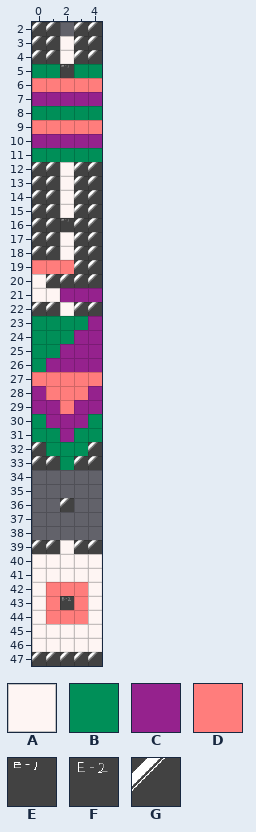
One commit to this Tiled map: Dri/Resources/tilemap/floor001.tmx. Above is the file before it was changed.
Cells are 60x60 px. Shown: x 0..4, y 2..47.
Key: from "floor1": A 1 "1000", B 2 "1001", C 3 "1002", D 4 "1003", E 5 "2000", F 6 "2001", G 7 "1999".
_ is an empty cell.
Layer "main" before, first column x 0:
 2 GG_GG
 3 GGAGG
 4 GGAGG
 5 BBEBB
 6 DDDDD
 7 CCCCC
 8 BBBBB
 9 DDDDD
10 CCCCC
11 BBBBB
12 GGAGG
13 GGAGG
14 GGAGG
15 GGAGG
16 GGEGG
17 GGAGG
18 GGAGG
19 DDDGG
20 AGGGG
21 AACCC
22 GGAGG
23 BBBBC
24 BBBCC
25 BBCCC
26 BCCCC
27 DDDDD
28 CDDDC
29 CCDCC
30 BCCCB
31 BBCBB
32 GBBBG
33 GGBGG
34 _____
35 _____
36 __G__
37 _____
38 _____
39 GGAGG
40 AAAAA
41 AAAAA
42 ADDDA
43 ADFDA
44 ADDDA
45 AAAAA
46 AAAAA
47 GGGGG
After:
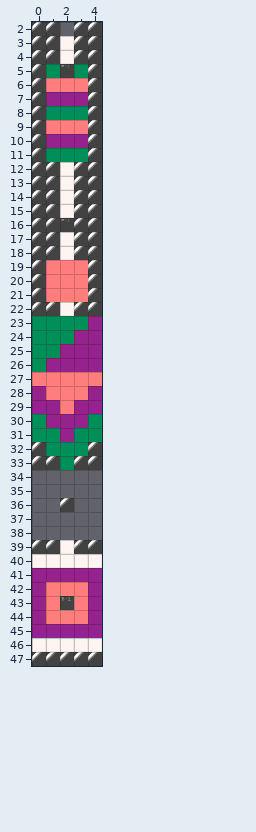
Diff:
Layer "main":
Tile A gives way to tile C in row 41 at x 0 to 4; in rows 42 to 44 at x 0 and 4; in row 45 at x 0 to 4.
Tile A gives way to tile D in row 21 at x 1.
Tile C gives way to tile D in row 21 at x 2 to 3.
Tile G gives way to tile D in row 19 at x 3; in row 20 at x 1 to 3.
Tile A gives way to tile G in rows 20 to 21 at x 0.
Tile B gives way to tile G in row 5 at x 0 and 4; in row 8 at x 0 and 4; in row 11 at x 0 and 4.
Tile C gives way to tile G in row 7 at x 0 and 4; in row 10 at x 0 and 4; in row 21 at x 4.
Tile D gives way to tile G in row 6 at x 0 and 4; in row 9 at x 0 and 4; in row 19 at x 0.
Pixel boxes of the changes (left, top, right, bottom) in both pictures:
changed: (32, 64, 46, 162)
changed: (88, 64, 102, 162)
changed: (32, 260, 102, 302)
changed: (32, 568, 102, 638)
